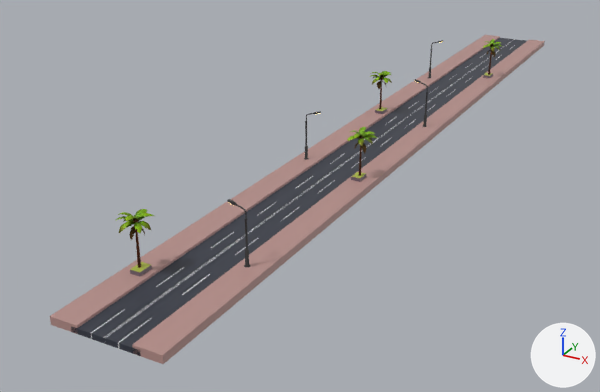
The glTF model public/assets/Asphalt.glb, before and after one commit.
Camera for both pictures: a 50 mm camera at (72.2, -176.0, 66.0) aimed at (-16.0, -15.7, -14.1). Every picture has the same lights, and +X, +Y and +Z are marked at lower right. Where no turn or scale is listed for an object, it has been applied to the vertices.
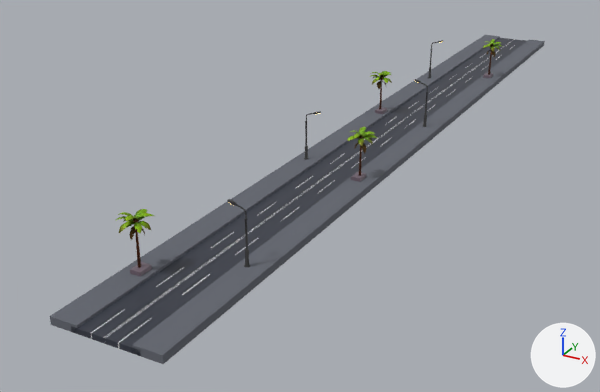
Changed parts and their boxes (x1, y1, x2, y2) in the pictures (600 x 392 px):
'Cube.746', recoloured
    both: (132, 40, 545, 364)
'Cube.779', recoloured
    both: (50, 35, 500, 333)

Diff of the bpy script that builds the scene:
```diff
--- a/public/assets/Asphalt.glb.py
+++ b/public/assets/Asphalt.glb.py
@@ mat_material_044 @@
 mat_material_044 = principled_material('Material.044')
-mat_material_044.base_color = (0.468, 0.275, 0.254)  # pink #b68f8a
+mat_material_044.base_color = (0.126, 0.135, 0.163)  # grey #636770
```
